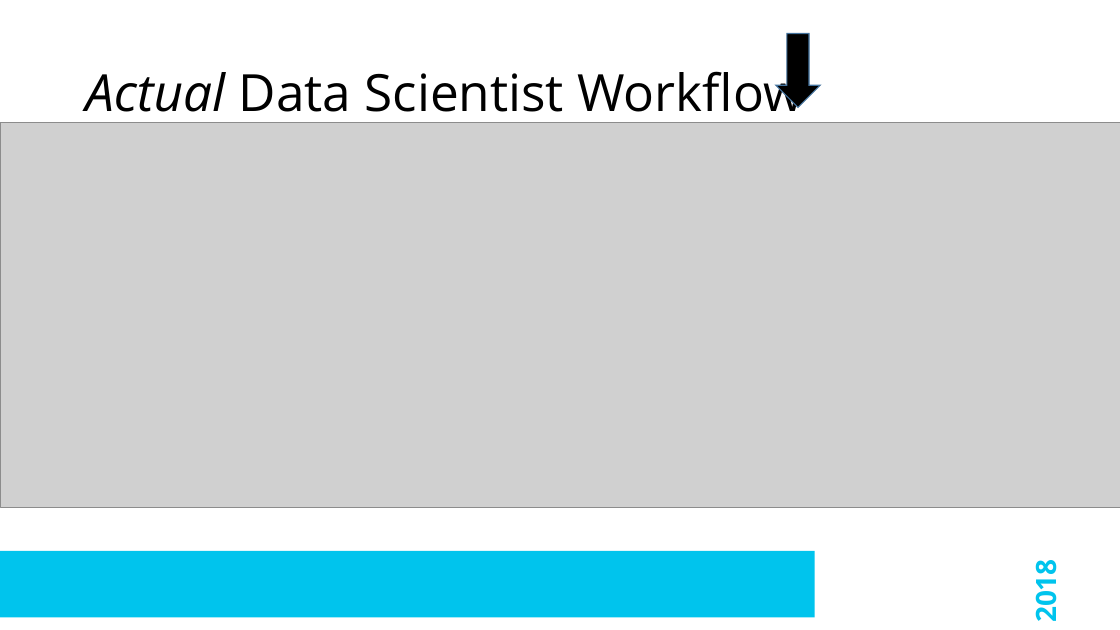
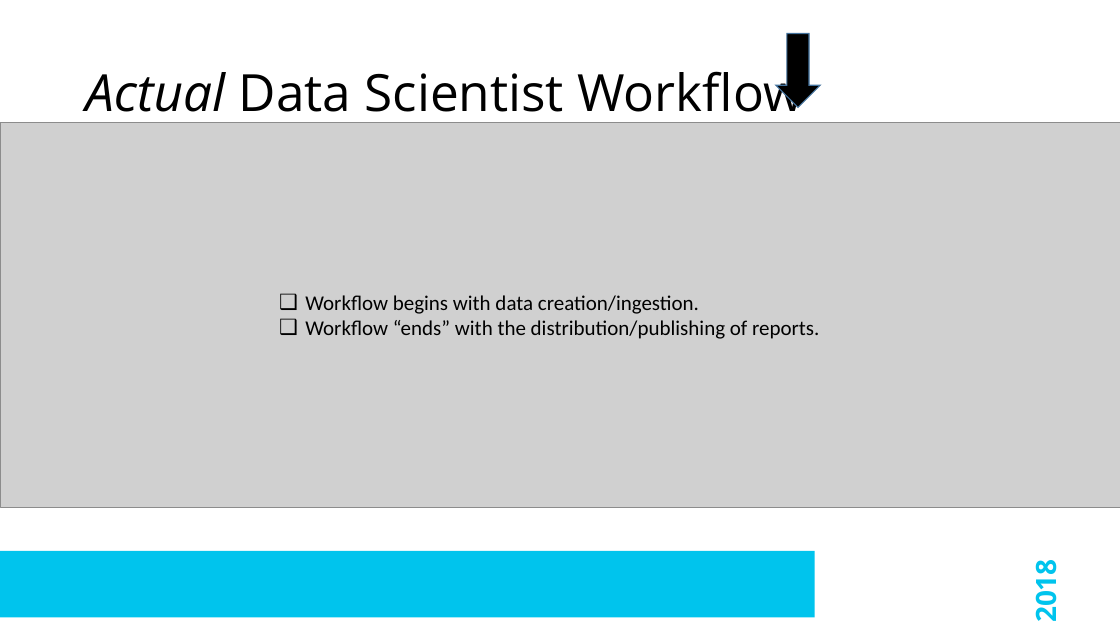
Before and after one commit to sydeaka/workflow-automation, a slide deck: slide 3 of slides/Sydeaka_Watson_EARL_2018_Workflow_Automation.pptx. Drawn at 1120x630 pixels with LibreOffice and Linux fonts; fonts in the diff are those of the drawing; grey boxes stand for pictures; background and template pictures are left out. Boxes give left, top, right and bottom in pixels: in the first picture for what was removed or moved away, otherwise in the second. Text is boxed around its words. In the diff, an @@ line names an element or a change of style, - is before the commit and + after.

```diff
--- a/slides/Sydeaka_Watson_EARL_2018_Workflow_Automation.pptx
+++ b/slides/Sydeaka_Watson_EARL_2018_Workflow_Automation.pptx
@@ text added at box(305, 295, 819, 339), 18 pt, text #000000 @@
+❑ Workflow begins with data creation/ingestion.
+❑ Workflow “ends” with the distribution/publishing of reports.
```
Also in this commit, not shown: 4 other slides changed, 11 other files.
